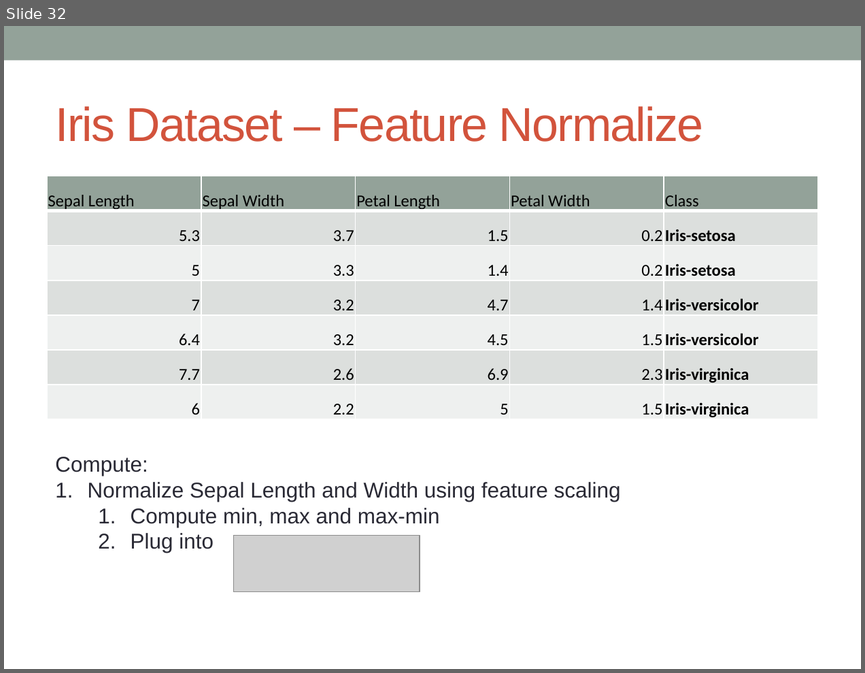
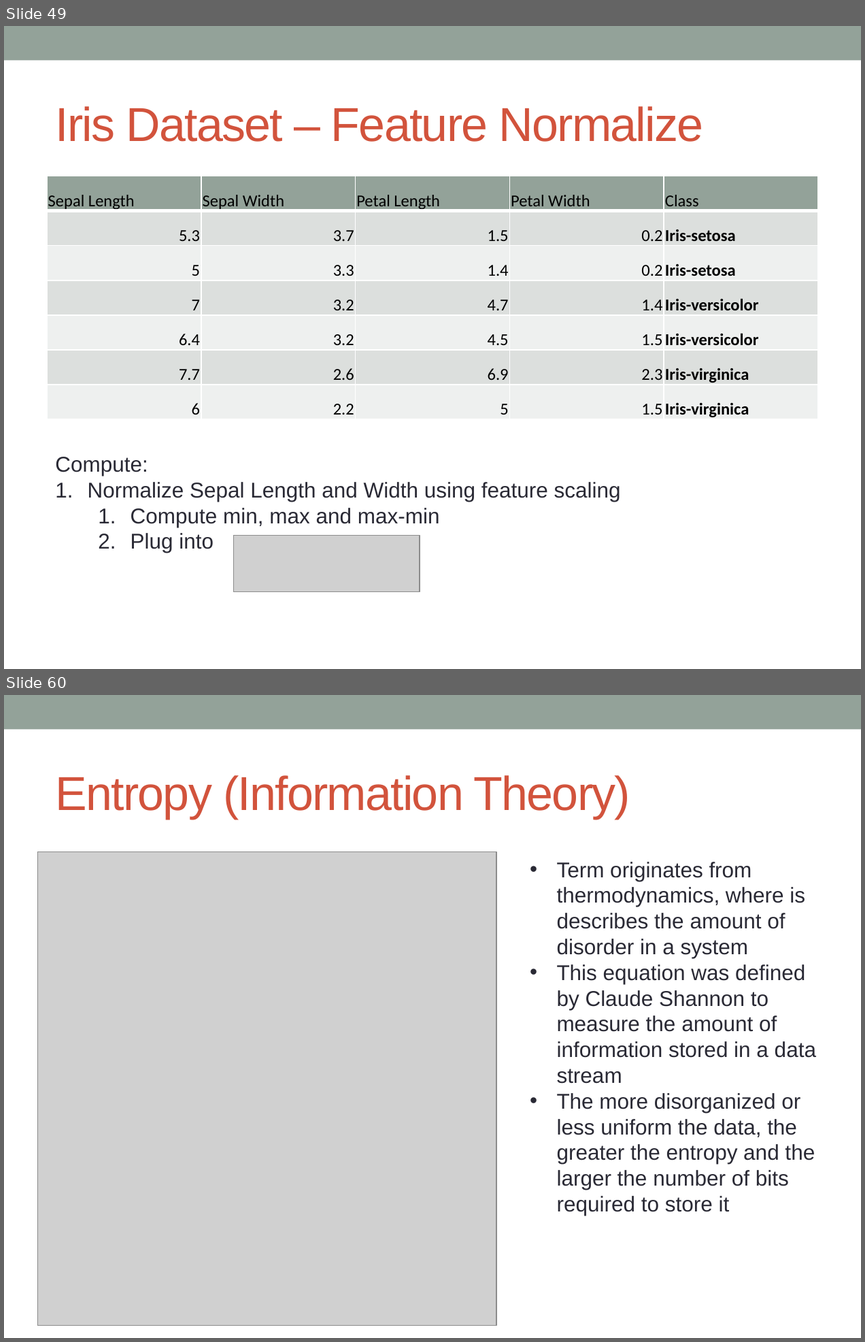
Before and after one commit to simonhughes22/IPD-Data-Science-Course, a slide deck: Machine Learning/Machine Learning Slides.pptx. Shown one above the other, each under a label of ours: slide 32 before the commit, slides 49 and 60 after it; the slides between them are not shown. The pictures are 865x673 and 865x1342 pixels, drawn with LibreOffice and Linux fonts; fonts in the diff are those of the drawing; grey boxes stand for pictures. Boxes give left, top, right and bottom in pixels: in the first picture for what was removed or moved away, otherwise in the second. Text is boxed around its words. In the diff, an @@ line names an element or a change of style, - is before the commit and + after.

```diff
--- a/Machine Learning/Machine Learning Slides.pptx
+++ b/Machine Learning/Machine Learning Slides.pptx
@@ slide 60 added at <box>4,695,861,1338</box>, background #FFFFFF; not listed: 1 template element that a slide beside it also shows @@
@@ title added at <box>56,775,630,819</box>, 40 pt, text #D2533C @@
+Entropy (Information Theory)
@@ picture added at <box>37,852,496,1325</box> @@
@@ text added at <box>557,862,816,1215</box>, 18 pt, text #292934 @@
+• Term originates from thermodynamics, where is describes the amount of disorder in a system
+• This equation was defined by Claude Shannon to measure the amount of information stored in a data stream
+• The more disorganized or less uniform the data, the greater the entropy and the larger the number of bits required to store it
@@ what was slide 32 is now slide 49 @@
```
Also in this commit, not shown: 6 slides changed, 45 other slides added, 3 other files.
